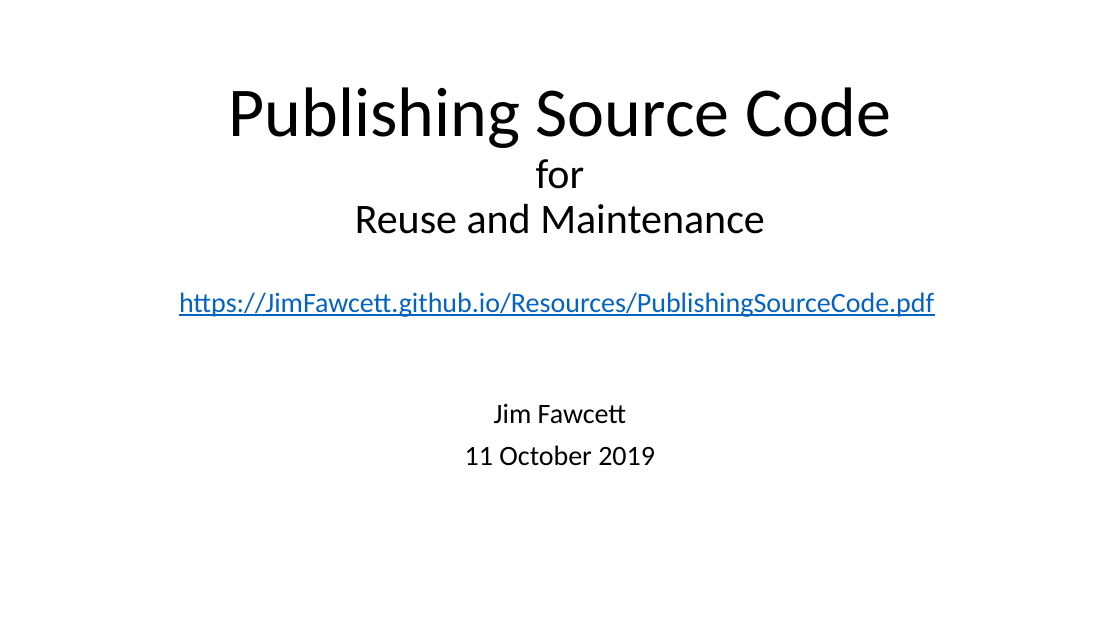
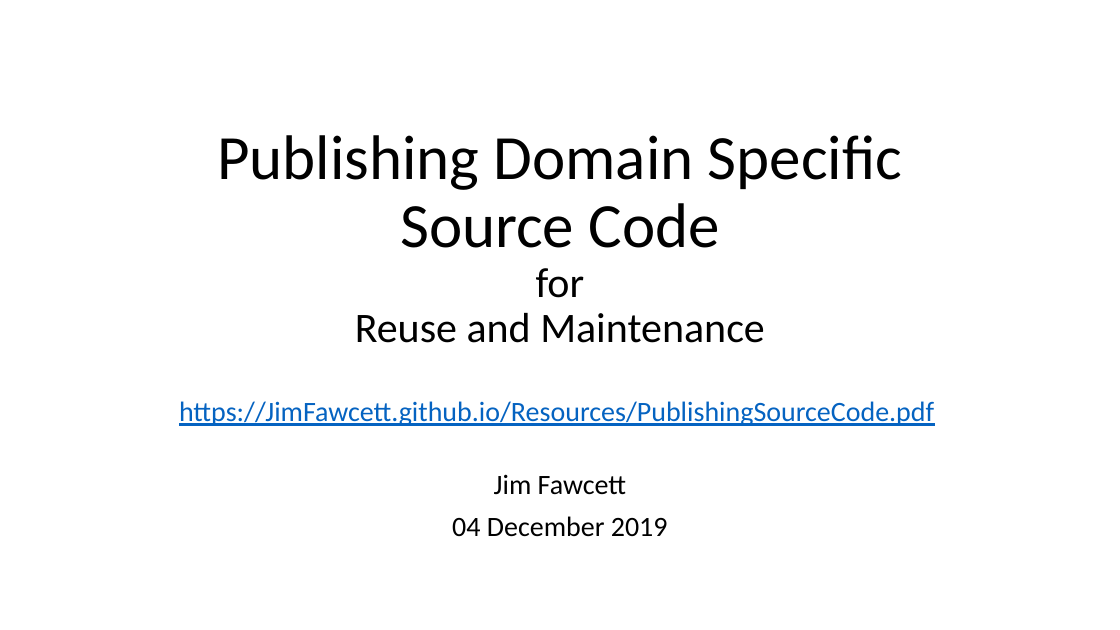
Before and after one commit to JimFawcett/JimFawcett.github.io, a slide deck: slide 1 of Resources/PublishingSourceCode.pptx. Drawn at 1120x630 pixels with LibreOffice and Linux fonts; fonts in the diff are those of the drawing. Boxes give left, top, right and bottom in pixels: in the first picture for what was removed or moved away, otherwise in the second. Text is boxed around its words. In the diff, an @@ line names an element or a change of style, - is before the commit and + after.

```diff
--- a/Resources/PublishingSourceCode.pptx
+++ b/Resources/PublishingSourceCode.pptx
@@ title at (x1=179, y1=135, x2=934, y2=426): text changed @@
-Publishing Source Code
-for
-Reuse and Maintenance
-https://JimFawcett.github.io/Resources/PublishingSourceCode.pdf
+Publishing Domain Specific Source Code
+for
+Reuse and Maintenance
+https://JimFawcett.github.io/Resources/PublishingSourceCode.pdf
@@ subtitle "Jim Fawcett" moved from (x1=465, y1=403, x2=655, y2=466) to (x1=452, y1=474, x2=668, y2=537) @@
@@ subtitle at (x1=452, y1=516, x2=668, y2=537): text changed @@
-11 October 2019
+04 December 2019
```
Also in this commit, not shown: 6 other slides changed, 1 slide added, 4 other files.
